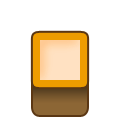
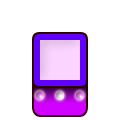
The second (120, 120) image is a revision of the first. Changes to its layers:
removed layer "Слой 2" over [40,40,80,80]
renamed "Слой 1" to "...", opacity 37% → 100%, painted on it over [35,40,85,100]
painted on "Фигура 2" over [40,40,80,80]
painted on "Фигура 3" over [30,30,90,90]
"Градиентная заливка 1": opacity 58% → 100%, painted on it over [33,81,87,103]
painted on "Фигура 5" over [31,71,89,117]
